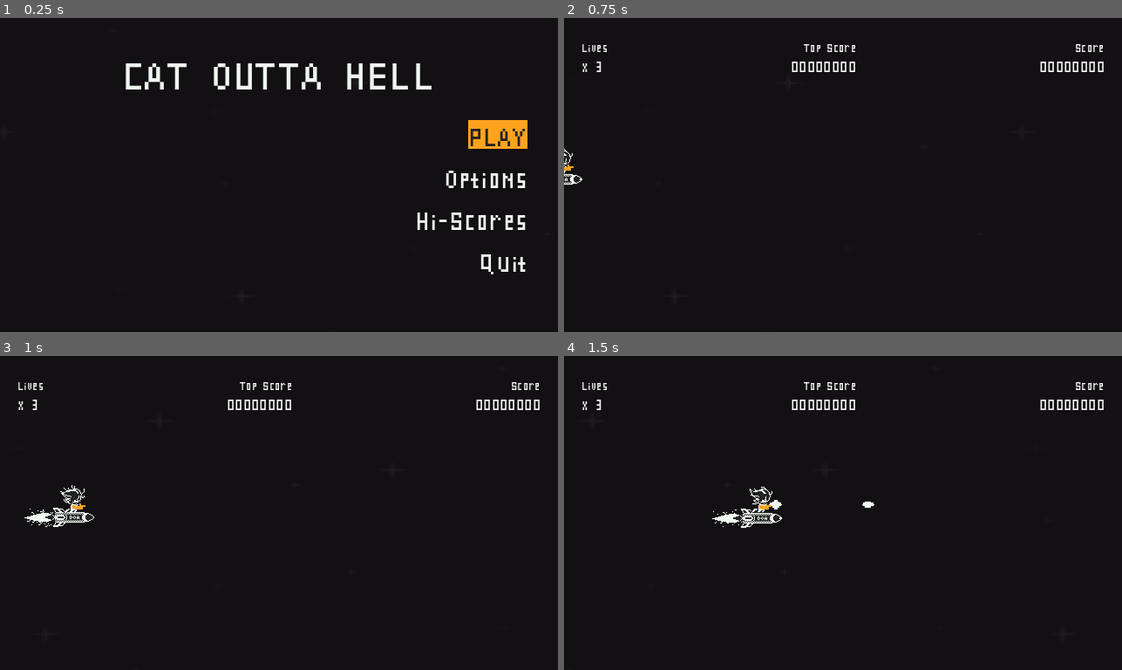
Above: before the commit, frames 1-4 (two rows, left to right).
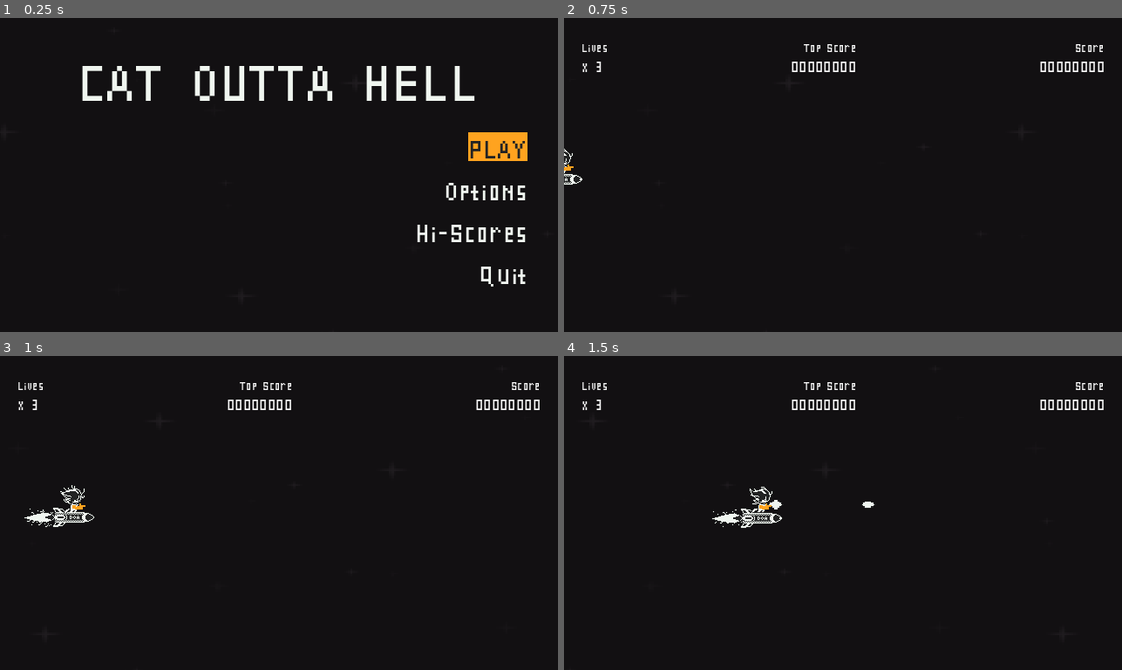
Above: after the commit, the same moments.

Repository: rnakkas/GodotSandbox
Game: Godot game, scene res://ShmupSandbox/Main/Scenes/main.tscn
Two runs of this game, one before a commit and one after it. Both use one fixed random seed, a clock stepped at 60 frames per second and the inputs below.
Inputs (mouse positions are in pixels of both pictures, inside the frame that each line leads up to):
- Up to frame 1 (0.25 s): no input
- Up to frame 2 (0.75 s): click "PLAY" at 0.5 s
- Up to frame 3 (1 s): no input
- Up to frame 4 (1.5 s): move the mouse to (965, 497) at 1.27 s; hold D (move_right) from 1.28 s (still down); hold Space (shoot) from 1.28 s (still down)

The runs differ from the first frame. In frame 1, 6.0% of the frame differs, in the area x 14-95%, y 14-86%; in frame 2, nothing differs; in frame 3, nothing differs; in frame 4, nothing differs.

Commit message:
tweaked title

Diff:
--- a/ShmupSandbox/UI/Scenes/main_menu.tscn
+++ b/ShmupSandbox/UI/Scenes/main_menu.tscn
@@ -32,7 +32,7 @@
 layout_mode = 2
 theme_override_colors/font_color = Color(0.941176, 0.964706, 0.941176, 1)
 theme_override_fonts/font = ExtResource("3_v14c2")
-theme_override_font_sizes/font_size = 70
+theme_override_font_sizes/font_size = 90
 text = "CAT OUTTA HELL"
 horizontal_alignment = 1
 
